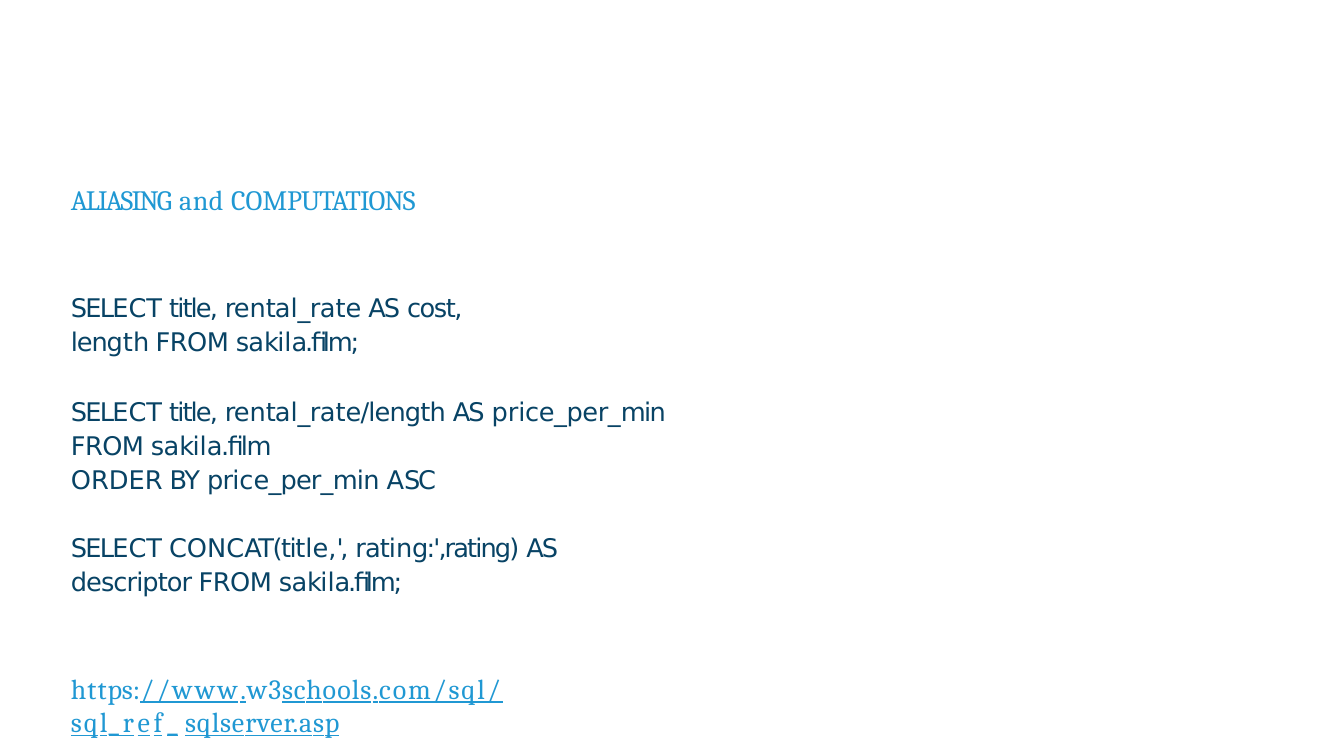
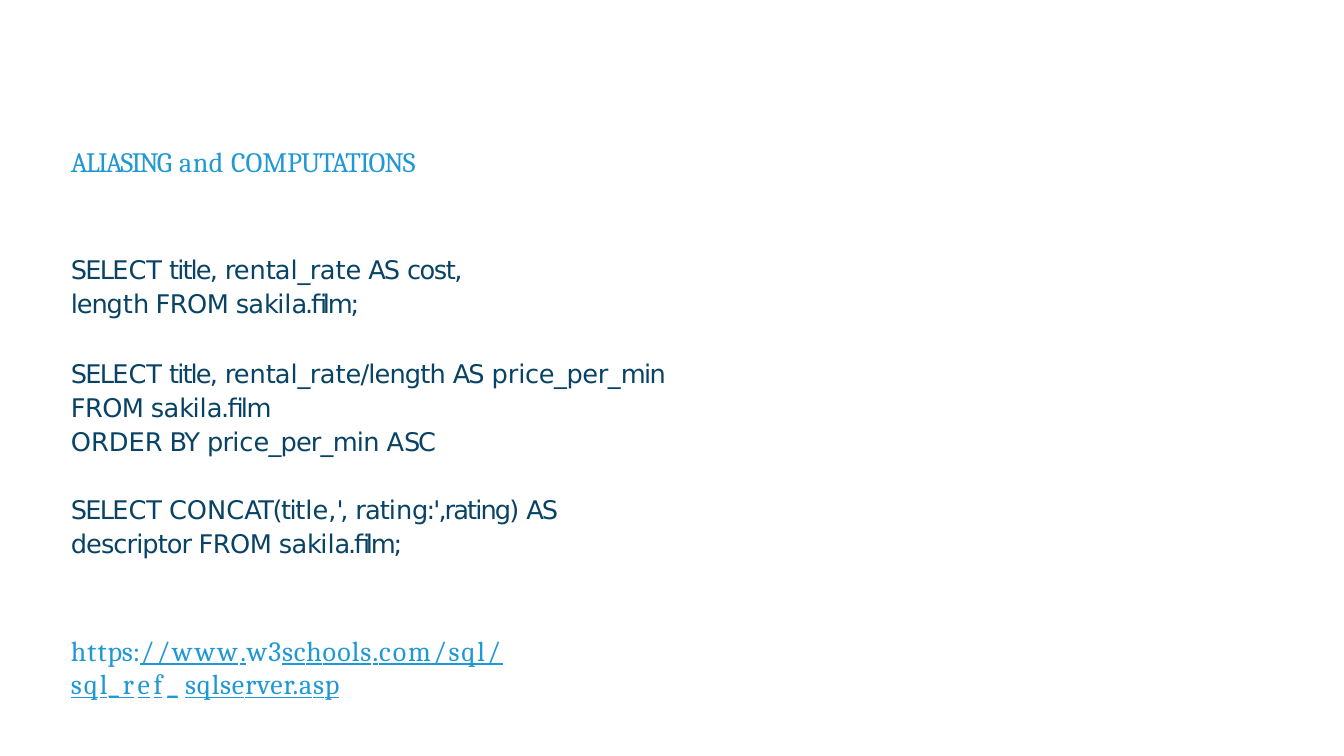
Before and after one commit to itua1293/w3-nbs, a slide deck: slide 30 of D1/W3 D1D2 SQL.pptx. Drawn at 1344x756 pixels with LibreOffice and Linux fonts; fonts in the diff are those of the drawing. Boxes give left, top, right and bottom in pixels: in the first picture for what was removed or moved away, otherwise in the second. Text is boxed around its words. In the diff, an @@ line names an element or a change of style, - is before the commit and + after.

```diff
--- a/D1/W3 D1D2 SQL.pptx
+++ b/D1/W3 D1D2 SQL.pptx
@@ title "ALIASING and COMPUTATIONS": place and size @@
-title "ALIASING and COMPUTATIONS" at [71, 190, 415, 211]
+title "ALIASING and COMPUTATIONS" at [71, 152, 415, 173]
@@ text "SELECT title, rental_rate AS cost, ...": place and size @@
-text "SELECT title, rental_rate AS cost, ..." at [71, 297, 666, 705]
+text "SELECT title, rental_rate AS cost, ..." at [71, 259, 666, 667]
```
Also in this commit, not shown: 3 other slides changed.
